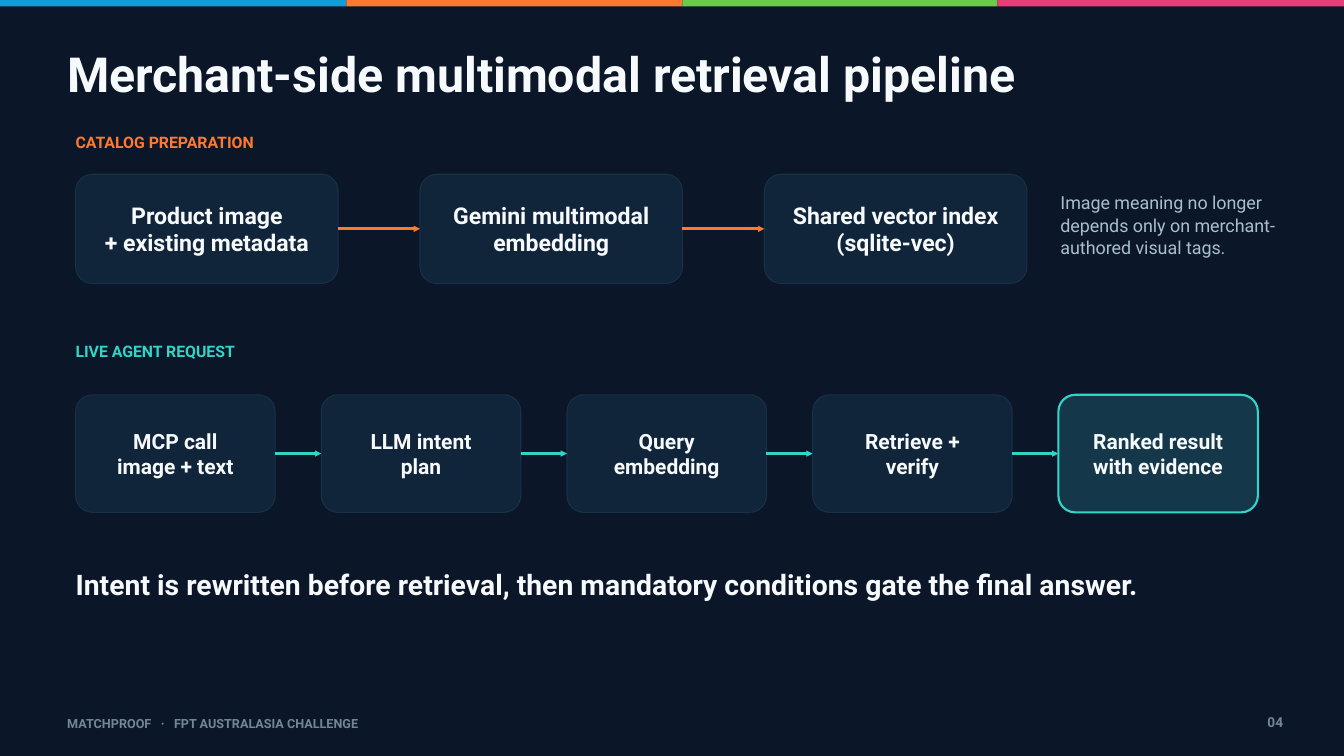
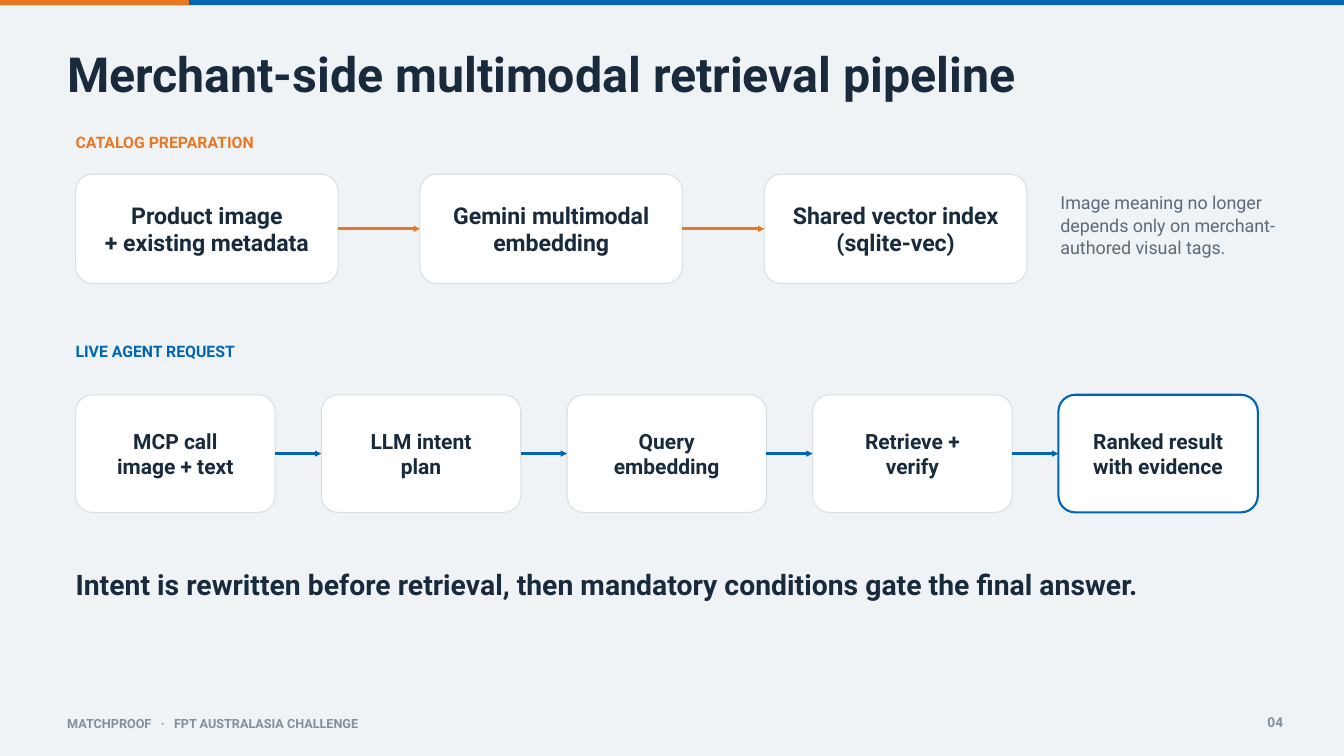
Before and after one commit to Lolmantran/UAVS-Hackathon-2026, a slide deck: slide 4 of MatchProof_FPT_Ecommerce_Pitch_Deck.pptx. Drawn at 1344x756 pixels with LibreOffice and Linux fonts; fonts in the diff are those of the drawing. Boxes give left, top, right and bottom in pixels: in the first picture for what was removed or moved away, otherwise in the second. Text is boxed around its words. In the diff, an @@ line names an element or a change of style, - is before the commit and + after.

Commit message:
Restyle FPT pitch deck with light theme

```diff
--- a/MatchProof_FPT_Ecommerce_Pitch_Deck.pptx
+++ b/MatchProof_FPT_Ecommerce_Pitch_Deck.pptx
@@ background #0B1728 to #F0F3F5 @@
@@ rectangle: place and size @@
-rectangle at (347,0,683,6)
+rectangle at (0,0,190,5)
@@ rectangle at (0,0,190,5): fill #FF7A2F to #E97824 @@
@@ rectangle removed at (0,0,347,6) @@
@@ rectangle added at (0,0,1344,5), fill #0066B3 @@
@@ rectangle removed at (683,0,997,6) @@
@@ rectangle removed at (998,0,1344,6) @@
@@ text "Merchant-side multimodal retrieval pipeline" at (67,55,1015,102): text colour #F7FAFC to #182A3B @@
@@ text "CATALOG PREPARATION" at (76,136,254,148): text colour #FF7A2F to #E97824 @@
@@ text "Image meaning no longer depends ..." at (1060,195,1275,258): text colour #A9BED0 to #5B6B78 @@
@@ arrow (338, 229) - (420, 229): stroke #FF7A2F 2.25 pt to #E97824 2.25 pt @@
@@ arrow (683, 229) - (764, 229): stroke #FF7A2F 2.25 pt to #E97824 2.25 pt @@
@@ text "LIVE AGENT REQUEST" at (76,345,235,359): text colour #31D5C8 to #0066B3 @@
@@ text colour #F7FAFC to #182A3B; fill #10243A to #FFFFFF; outline #173149 0.75 pt to #D8E0E5 0.75 pt in 7 elements at (76,174,338,283), (420,174,683,283), (764,174,1026,283), (76,395,275,513), (322,395,521,513), (567,395,766,513), (813,395,1012,513) @@
@@ rounded rectangle "Ranked result" at (1059,395,1258,513): text colour #F7FAFC to #182A3B; fill #14384A to #FFFFFF; outline #31D5C8 1.5 pt to #0066B3 1.5 pt @@
@@ arrow (275, 454) - (322, 454): stroke #31D5C8 2.25 pt to #0066B3 2.25 pt @@
@@ arrow (521, 454) - (567, 454): stroke #31D5C8 2.25 pt to #0066B3 2.25 pt @@
@@ arrow (766, 454) - (813, 454): stroke #31D5C8 2.25 pt to #0066B3 2.25 pt @@
@@ arrow (1012, 454) - (1059, 454): stroke #31D5C8 2.25 pt to #0066B3 2.25 pt @@
@@ text "Intent is rewritten before retrieval, ..." at (76,573,1137,601): text colour #F7FAFC to #182A3B @@
@@ text "MATCHPROOF · FPT AUSTRALASIA CHALLENGE" at (67,719,358,728): text colour #72869A to #80909D @@
@@ text "04" at (1267,717,1283,727): text colour #72869A to #80909D @@
```
Also in this commit, not shown: 8 other slides changed.
